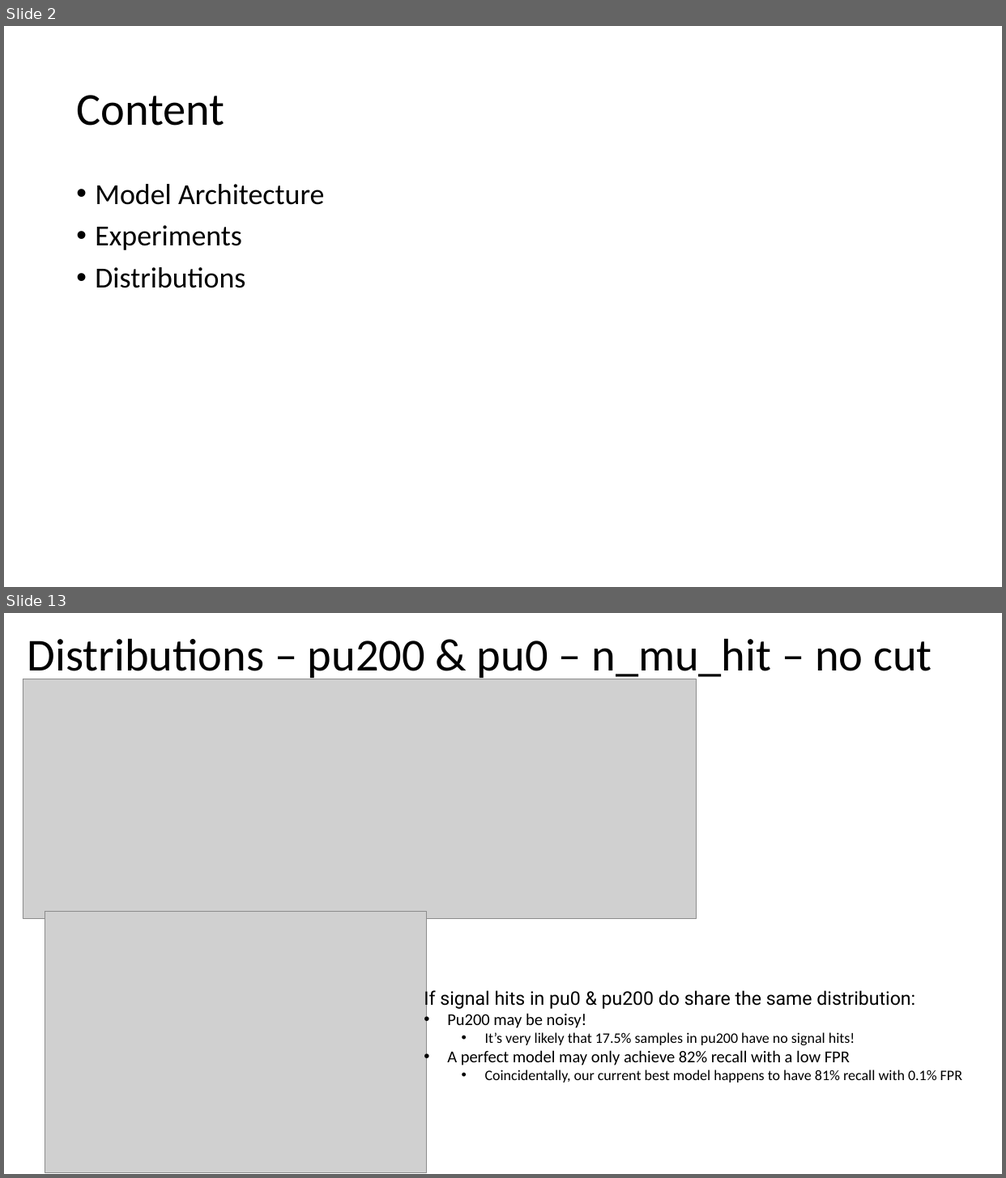
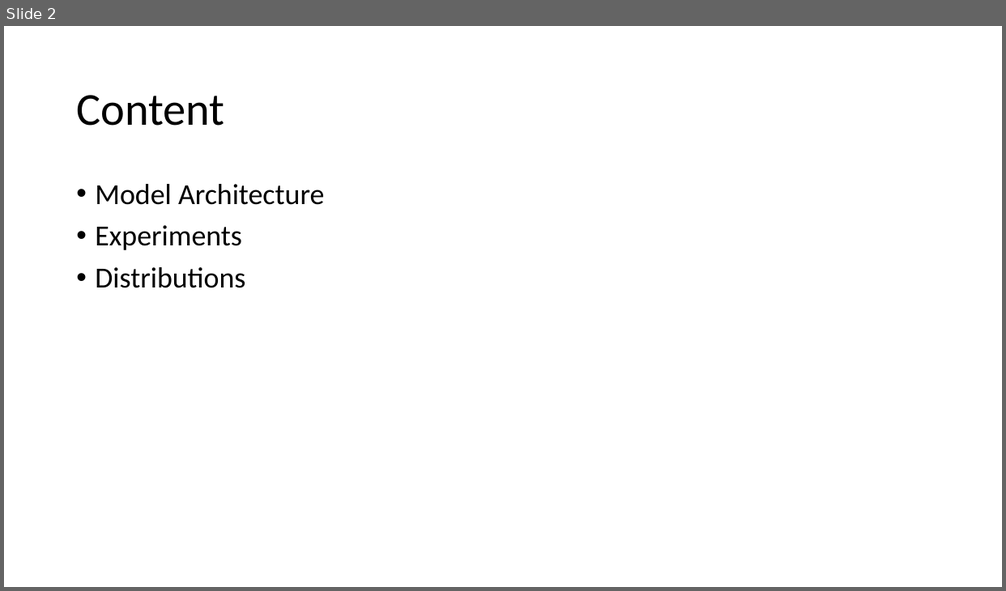
Before and after one commit to ekoenig4/Tau3MuGNNs, a slide deck: Tau3MuGNNs.pptx. Shown one above the other, each under a label of ours: slides 2 and 13 before the commit, slide 2 after it; the slides between them are not shown. The pictures are 1006x1178 and 1006x591 pixels, drawn with LibreOffice and Linux fonts; fonts in the diff are those of the drawing; grey boxes stand for pictures. Boxes give left, top, right and bottom in pixels: in the first picture for what was removed or moved away, otherwise in the second. Text is boxed around its words. In the diff, an @@ line names an element or a change of style, - is before the commit and + after.

```diff
--- a/Tau3MuGNNs.pptx
+++ b/Tau3MuGNNs.pptx
@@ slide 13 removed at (4,613,1002,1174), background #FFFFFF @@
@@ text removed at (27,638,931,681) @@
-Distributions – pu200 & pu0 – n_mu_hit – no cut
@@ picture removed at (23,679,697,919) @@
@@ picture removed at (45,911,427,1173) @@
@@ text removed at (424,988,962,1083) @@
-If signal hits in pu0 & pu200 do share the same distribution:
-• Pu200 may be noisy!
-  • It’s very likely that 17.5% samples in pu200 have no signal hits!
-• A perfect model may only achieve 82% recall with a low FPR
-  • Coincidentally, our current best model happens to have 81% recall with 0.1% FPR
```
Also in this commit, not shown: 2 slides changed, 4 slides added, 15 other slides removed, 6 other files.
